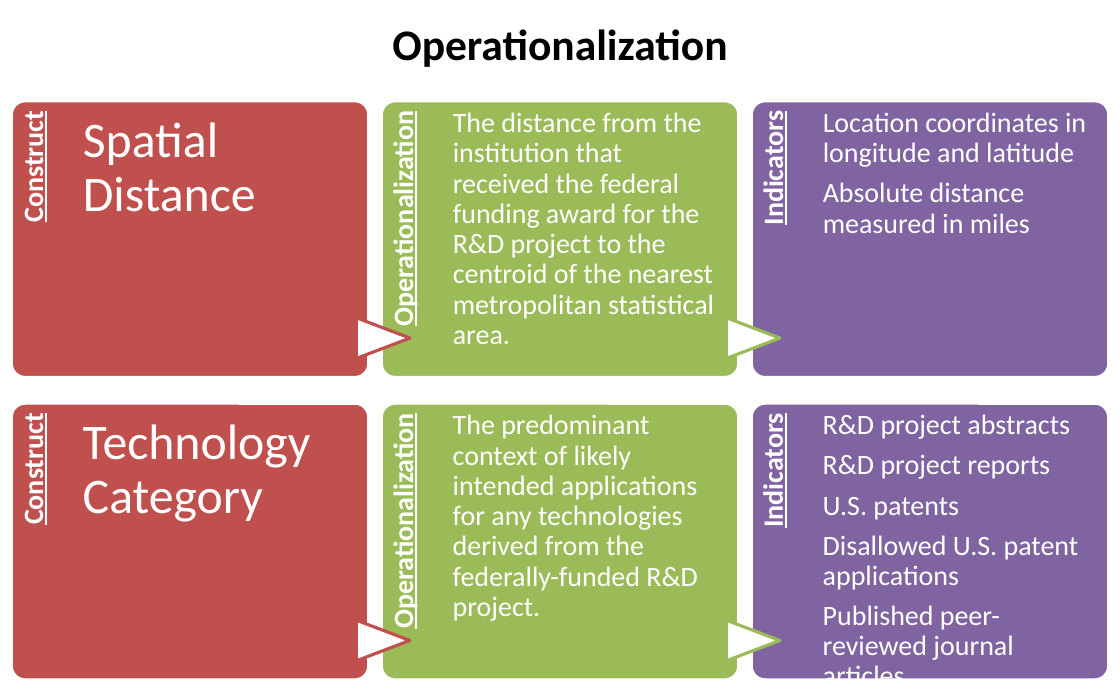
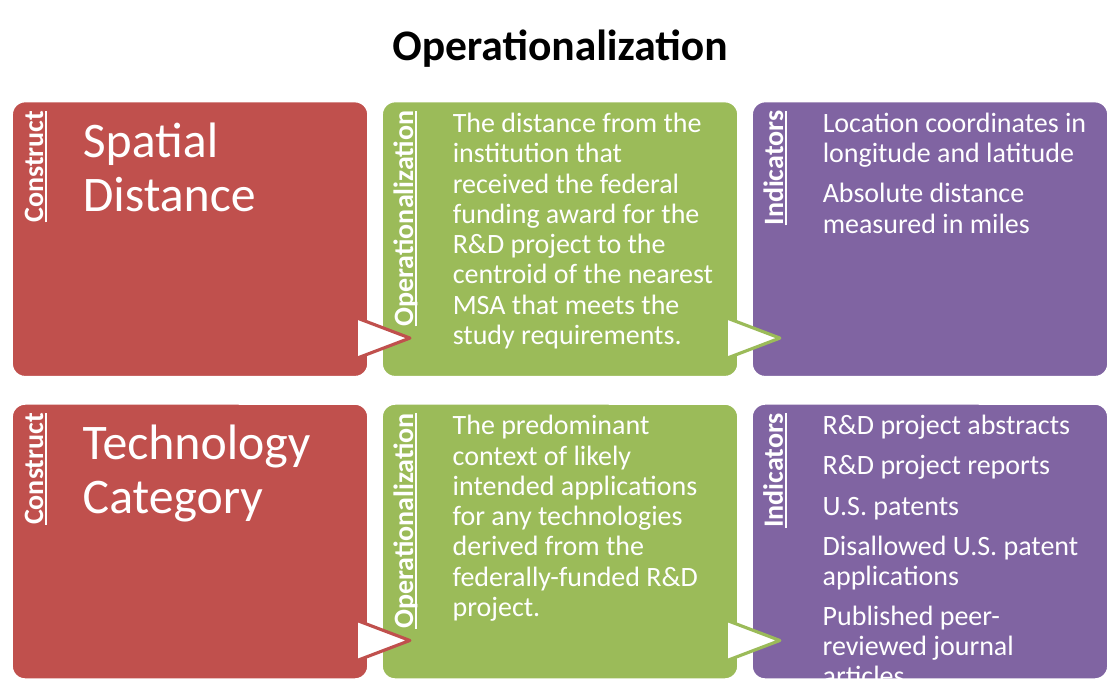
Before and after one commit to SLU-Courses-Townes/SOC5600, a slide deck: slide 19 of FinalProject/Presentation/Townes_SOC5600_FinalProject_Presentation.pptx. Drawn at 1120x700 pixels with LibreOffice and Linux fonts; fonts in the diff are those of the drawing. Boxes give left, top, right and bottom in pixels: in the first picture for what was removed or moved away, otherwise in the second. Text is boxed around its words. In the diff, an @@ line names an element or a change of style, - is before the commit and + after.

```diff
--- a/FinalProject/Presentation/Townes_SOC5600_FinalProject_Presentation.pptx
+++ b/FinalProject/Presentation/Townes_SOC5600_FinalProject_Presentation.pptx
@@ text at bbox=[453, 112, 713, 349]: text changed @@
-The distance from the institution that received the federal funding award for the R&D project to the centroid of the nearest metropolitan statistical area.
+The distance from the institution that received the federal funding award for the R&D project to the centroid of the nearest MSA that meets the study requirements.
```
Also in this commit, not shown: 10 other slides changed.
